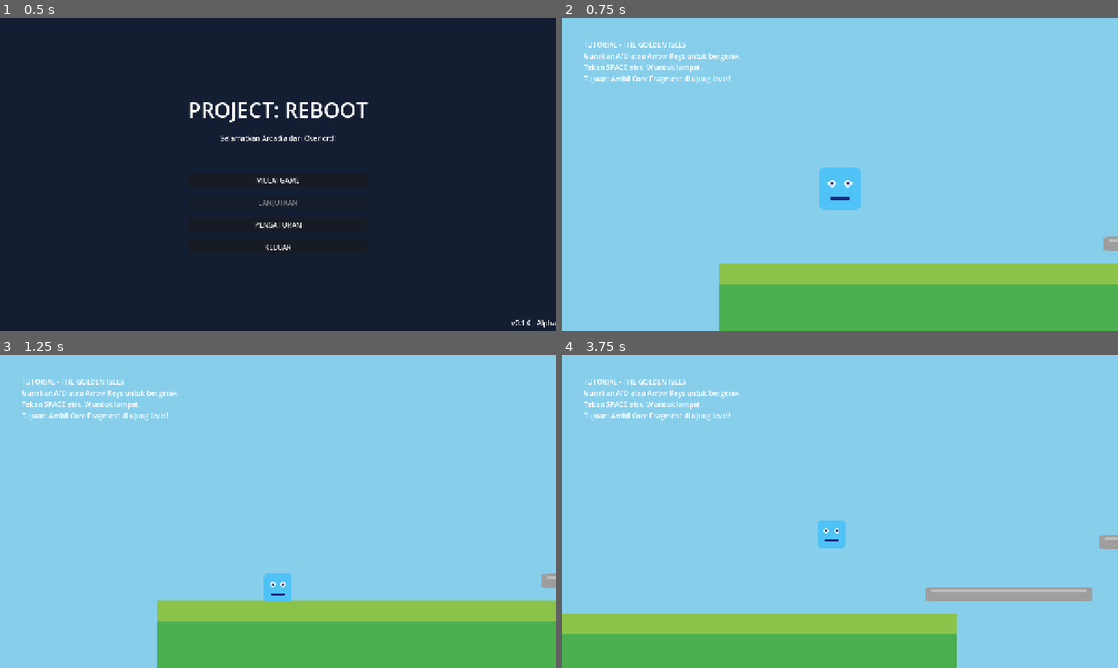
Above: before the commit, frames 1-4 (two rows, left to right).
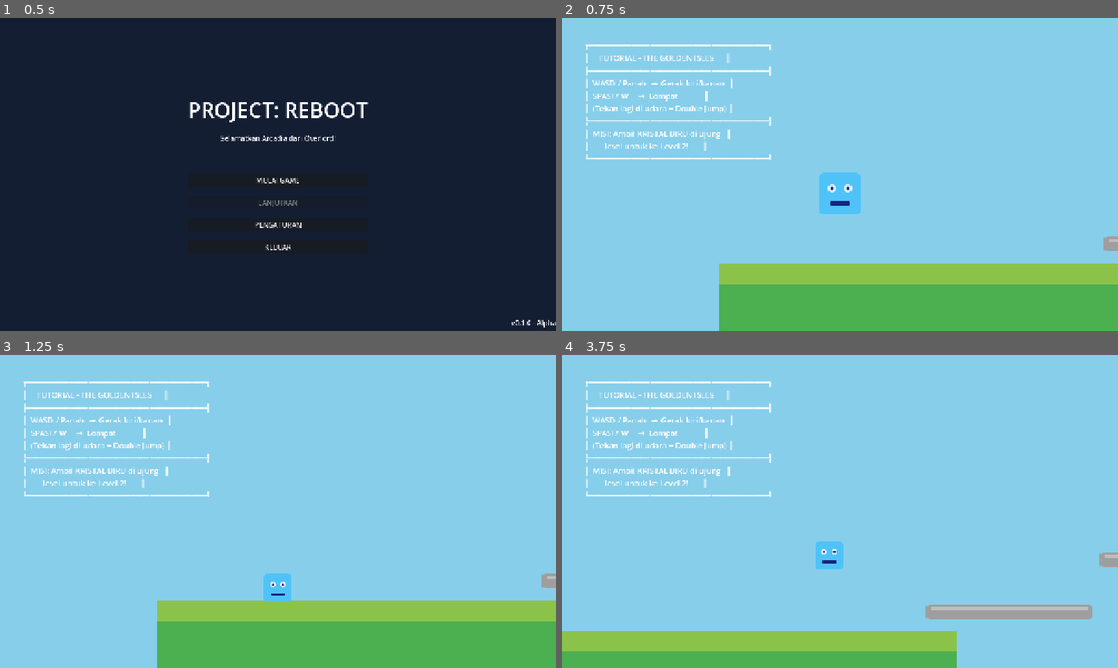
Above: after the commit, the same moments.

Repository: el-pablos/reboot-godot-uas-projek
Game: Godot game, scene res://scenes/main_menu/MainMenu.tscn
The game is run twice, just before and just after one commit, with the same random seed, the same clock (stepped at 60 frames per second) and the same inputs.
Inputs:
- Up to frame 1 (0.5 s): no input
- Up to frame 2 (0.75 s): click "MULAI GAME" at 0.5 s
- Up to frame 3 (1.25 s): no input
- Up to frame 4 (3.75 s): hold Space (jump) 1.28-2.03 s; hold D (move_right) 1.28-2.78 s; tap Shift (dash) at 2.1 s; tap Space (jump) at 2.27, 2.3, 2.57, 3.05, 3.6 s; hold A (move_left) 2.78-3.53 s; hold E (interact) 2.78-3.53 s; hold D (move_right) from 3.53 s (still down)

Frame 1 is identical in both runs. In frame 2, 2.8% of the frame differs, in the area x 4-54%, y 7-63%; in frame 3, 2.4%; in frame 4, 14%, in the area x 0-100%, y 7-95%.
Error after the commit: Parse Error: Invalid argument for "play_sfx()" function: argument 1 should be "AudioStream" but is "String". (res://scripts/collectibles/CoreFragment.gd:66)

Commit message:
fix: physics math algorithm, double jump logic, and core level transition

Diff:
--- a/scenes/levels/Level_01_GoldenIsles.tscn
+++ b/scenes/levels/Level_01_GoldenIsles.tscn
@@ -145,12 +145,19 @@
 [node name="TutorialLabel" type="Label" parent="UI"]
 offset_left = 50.0
 offset_top = 50.0
-offset_right = 450.0
-offset_bottom = 150.0
-text = "TUTORIAL - THE GOLDEN ISLES
-Gunakan A/D atau Arrow Keys untuk bergerak.
-Tekan SPACE atau W untuk lompat.
-Tujuan: Ambil Core Fragment di ujung level!"
+offset_right = 550.0
+offset_bottom = 200.0
+theme_override_font_sizes/font_size = 18
+text = "╔══════════════════════════════════════╗
+║     TUTORIAL - THE GOLDEN ISLES      ║
+╠══════════════════════════════════════╣
+║  WASD / Panah  →  Gerak kiri/kanan   ║
+║  SPASI / W     →  Lompat             ║
+║  (Tekan lagi di udara = Double Jump) ║
+╠══════════════════════════════════════╣
+║  MISI: Ambil KRISTAL BIRU di ujung   ║
+║        level untuk ke Level 2!       ║
+╚══════════════════════════════════════╝"
 
 [node name="Player" parent="." instance=ExtResource("3_player")]
 position = Vector2(100, 250)
--- a/scripts/autoload/GameManager.gd
+++ b/scripts/autoload/GameManager.gd
@@ -45,7 +45,7 @@
 
 # === FUNGSI CORE COLLECTION ===
 func collect_core() -> void:
-	"""Dipanggil saat pemain mengambil pecahan core."""
+	"""Dipanggil saat pemain mengambil pecahan core (tanpa advance level)."""
 	if cores_collected < MAX_CORES:
 		cores_collected += 1
 		core_collected.emit(cores_collected)
@@ -54,6 +54,23 @@
 		# Cek apakah semua core sudah terkumpul
 		if cores_collected >= MAX_CORES:
 			print("[GameManager] SEMUA CORE TERKUMPUL! Final boss unlocked!")
+
+
+func collect_core_and_advance() -> void:
+	"""Dipanggil saat pemain mengambil core DAN harus pindah level."""
+	if cores_collected < MAX_CORES:
+		cores_collected += 1
+		core_collected.emit(cores_collected)
+		print("[GameManager] Core collected! Total: %d/%d" % [cores_collected, MAX_CORES])
+
+	# Complete current level
+	var level_name: String = current_level.get_file().get_basename()
+	level_completed.emit(level_name)
+	print("[GameManager] Level complete: %s" % level_name)
+
+	# Delay sebentar agar SFX selesai, lalu load next level
+	await get_tree().create_timer(1.0).timeout
+	load_next_level()
 
 
 # === FUNGSI UNLOCK ABILITY ===
--- a/scripts/collectibles/CoreFragment.gd
+++ b/scripts/collectibles/CoreFragment.gd
@@ -61,12 +61,21 @@
 func _collect() -> void:
 	is_collected = true
 
-	# Notify GameManager
+	# 1. Play sound effect
+	if AudioManager:
+		AudioManager.play_sfx("collect")
+
+	# 2. Disable collision agar tidak trigger 2x
+	for child in get_children():
+		if child is CollisionShape2D or child is CollisionPolygon2D:
+			child.set_deferred("disabled", true)
+
+	# 3. Efek visual collect
+	_collect_effect()
+
+	# 4. Notify GameManager dan trigger level transition
 	if GameManager:
-		GameManager.collect_core()
-
-	# Efek collect
-	_collect_effect()
+		GameManager.collect_core_and_advance()
 
 
 func _collect_effect() -> void:
--- a/scripts/player/Player.gd
+++ b/scripts/player/Player.gd
@@ -30,21 +30,43 @@
 ## Perlambatan di udara
 @export var air_friction: float = 400.0
 
-@export_group("Jump Physics")
-## Kekuatan lompat (velocity.y negatif)
-@export var jump_force: float = -350.0
-## Alias untuk kompatibilitas testing (harus negatif)
-@export var jump_velocity: float = -350.0
-## Gravity saat naik (jump)
-@export var jump_gravity: float = 800.0
-## Gravity saat turun (fall) - lebih berat agar terasa responsive
-@export var fall_gravity: float = 1200.0
+@export_group("Jump Physics - Kinematic Math")
+## Tinggi lompatan dalam pixel (digunakan untuk kalkulasi)
+@export var jump_height: float = 96.0
+## Waktu mencapai puncak lompatan (detik) - mempengaruhi feel "floaty" vs "snappy"
+@export var jump_time_to_peak: float = 0.4
+## Waktu turun dari puncak (detik) - lebih kecil = lebih "snappy"
+@export var jump_time_to_descent: float = 0.35
 ## Waktu toleransi setelah meninggalkan platform (Coyote Time)
 @export var coyote_time: float = 0.12
 ## Waktu buffer input jump sebelum mendarat
 @export var jump_buffer_time: float = 0.1
 ## Velocity maksimal saat jatuh
-@export var max_fall_speed: float = 600.0
+@export var max_fall_speed: float = 800.0
+## Jumlah maksimal lompatan (2 = Double Jump)
+@export var max_jumps: int = 2
+
+# === CALCULATED PHYSICS (Rumus Kinematika) ===
+# Rumus: v = 2h / t  (initial velocity untuk mencapai tinggi h dalam waktu t)
+# Rumus: g = 2h / t² (gravitasi yang dibutuhkan)
+#
+# Dengan rumus ini, lompatan SELALU konsisten tingginya,
+# tidak peduli frame rate atau delta time.
+
+## Velocity lompat (dihitung dari jump_height dan jump_time_to_peak)
+## Rumus: v₀ = (2 × h) / t → arah atas = negatif
+@onready var jump_velocity: float = -((2.0 * jump_height) / jump_time_to_peak)
+## Alias untuk kompatibilitas
+@onready var jump_force: float = jump_velocity
+## Gravity saat naik (dihitung dari kinematika)
+## Rumus: g = (2 × h) / t²
+@onready var jump_gravity: float = (2.0 * jump_height) / (jump_time_to_peak * jump_time_to_peak)
+## Gravity saat turun - lebih besar agar jatuh lebih cepat (snappy feel)
+## Rumus: g = (2 × h) / t²
+@onready var fall_gravity: float = (2.0 * jump_height) / (jump_time_to_descent * jump_time_to_descent)
+
+# Jump counter untuk Double Jump
+var jump_count: int = 0
 
 @export_group("Dash Ability")
 ## Kecepatan dash
@@ -90,7 +112,7 @@
 # Jump tracking
 var coyote_timer: float = 0.0
 var jump_buffer_timer: float = 0.0
-var has_double_jumped: bool = false
+var has_double_jumped: bool = false  # Legacy, sekarang pakai jump_count
 
 # Dash tracking
 var is_dashing: bool = false
@@ -157,23 +179,30 @@
 	_check_landing()
 
 
-# === GRAVITY ===
+# === GRAVITY (Variable Jump Height Algorithm) ===
+# Menggunakan gravitasi berbeda untuk naik vs turun
+# Ini membuat lompatan terasa lebih "game-like" dan responsive
 func _handle_gravity(delta: float) -> void:
 	if is_on_floor():
+		# Reset jump counter saat menyentuh tanah
+		jump_count = 0
+		has_double_jumped = false
 		return
 
 	var gravity: float
 
 	if is_gliding and velocity.y > 0:
-		# Glide gravity (lebih lambat)
+		# Glide: gunakan gravity yang jauh lebih ringan
 		gravity = glide_gravity
 		velocity.y = min(velocity.y + gravity * delta, glide_max_fall_speed)
 	elif velocity.y < 0:
-		# Naik (jump) - gravity lebih ringan
+		# ASCENDING (naik): gunakan jump_gravity
+		# Rumus: v = v₀ + g×t dimana g = 2h/t²
 		gravity = jump_gravity
 		velocity.y += gravity * delta
 	else:
-		# Turun (fall) - gravity lebih berat
+		# DESCENDING (turun): gunakan fall_gravity yang lebih besar
+		# Ini membuat karakter jatuh lebih cepat = feel lebih "snappy"
 		gravity = fall_gravity
 		velocity.y = min(velocity.y + gravity * delta, max_fall_speed)
 
@@ -198,26 +227,37 @@
 		velocity.x = move_toward(velocity.x, 0, fric * delta)
 
 
-# === JUMP ===
+# === JUMP (dengan Double Jump Support) ===
 func _handle_jump() -> void:
-	# Jump buffer - simpan input jump
+	# Jump buffer - simpan input jump untuk toleransi timing
 	if Input.is_action_just_pressed("jump"):
 		jump_buffer_timer = jump_buffer_time
 
-	# Cek kondisi jump
-	var can_normal_jump := coyote_timer > 0 or is_on_floor()
-	var can_do_double_jump := can_double_jump and not has_double_jumped and not is_on_floor() and coyote_timer <= 0
+	# Cek kondisi jump menggunakan jump_count system
+	# jump_count = 0: belum lompat (di tanah)
+	# jump_count = 1: sudah first jump (bisa double jump jika unlocked)
+	# jump_count >= max_jumps: tidak bisa lompat lagi
+
+	var on_ground: bool = coyote_timer > 0 or is_on_floor()
+	var can_first_jump: bool = on_ground and jump_count == 0
+	var can_do_double_jump: bool = can_double_jump and jump_count > 0 and jump_count < max_jumps and not on_ground
 
 	# Execute jump jika buffer aktif
 	if jump_buffer_timer > 0:
-		if can_normal_jump:
+		if can_first_jump:
+			# First jump dari tanah
 			_execute_jump()
+			jump_count = 1
 			jump_buffer_timer = 0
 			coyote_timer = 0
+			print("[Player] Jump #1 (from ground)")
 		elif can_do_double_jump:
+			# Double jump di udara
 			_execute_jump()
-			has_double_jumped = true
+			jump_count += 1
+			has_double_jumped = true  # Legacy compatibility
 			jump_buffer_timer = 0
+			print("[Player] Jump #%d (double jump!)" % jump_count)
 			ability_used.emit("double_jump")
 
 
